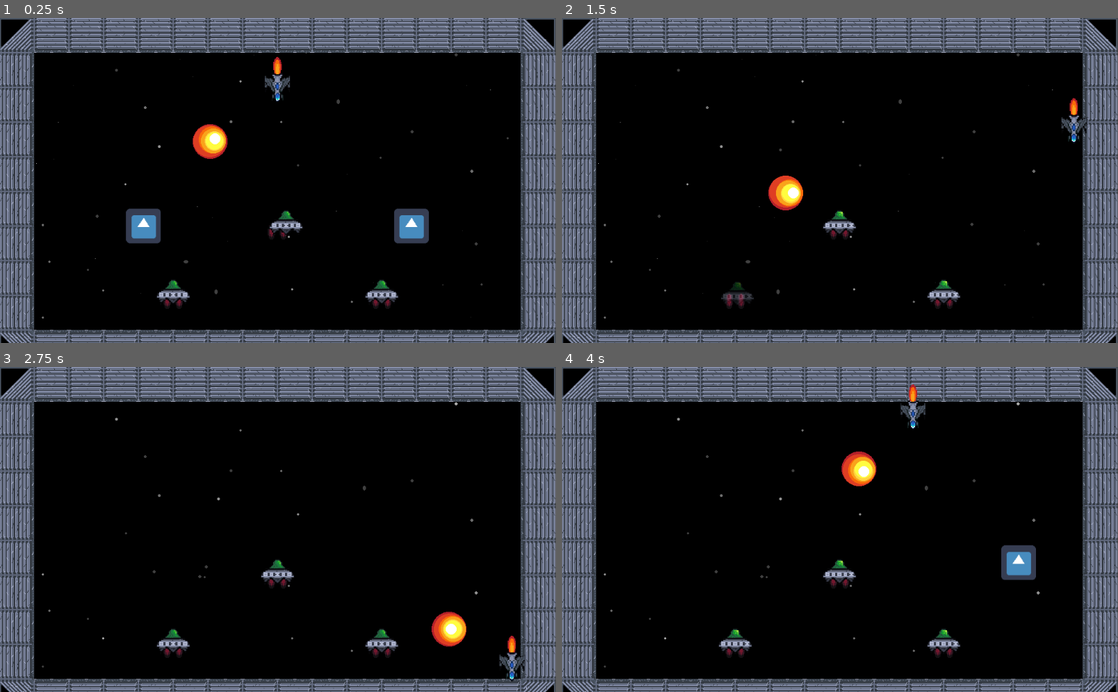
Above: before the commit, frames 1-4 (two rows, left to right).
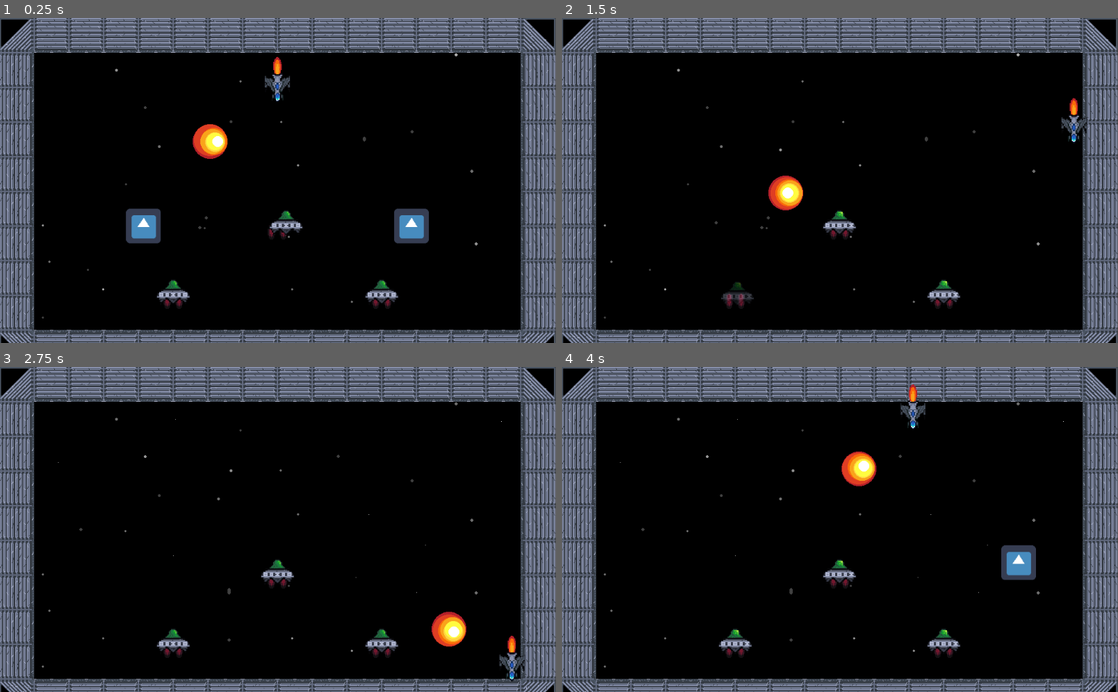
Above: after the commit, the same moments.

Repository: JoseTMonagas/ldjam48
Game: Godot game, scene res://src/main.tscn
Two runs of this game, one before a commit and one after it. Both use one fixed random seed, a clock stepped at 60 frames per second and the inputs below. The engine's default icon, where the game draws it, is replaced by a stand-in: a white triangle on a blue panel in a dark square.
Inputs:
- Up to frame 1 (0.25 s): no input
- Up to frame 2 (1.5 s): tap Enter (ui_accept) at 0.5, 0.77 s; hold Right (ui_right) 0.53-1.28 s; hold Down (ui_down) from 1.28 s (still down)
- Up to frame 3 (2.75 s): tap Enter (ui_accept) at 1.52 s; release Down (ui_down) at 2.03 s; hold Right (ui_right) from 2.03 s (still down)
- Up to frame 4 (4 s): release Right (ui_right) at 2.78 s; hold Up (ui_up) 2.78-3.53 s; tap Enter (ui_accept) at 3.02, 3.77 s; hold Left (ui_left) from 3.53 s (still down)

The runs differ from the first frame. In frame 1, 0.3% of the frame differs, in the area x 6-92%, y 10-93%; in frame 2, 0.3%; in frame 3, 0.3%; in frame 4, 0.4%, in the area x 7-91%, y 10-93%.

Commit message:
health bar added

Diff:
--- a/src/BG.tscn
+++ b/src/BG.tscn
@@ -30,5 +30,5 @@
 [node name="AnimatedSprite" type="AnimatedSprite" parent="."]
 z_index = -5
 frames = SubResource( 4 )
-frame = 2
+frame = 1
 playing = true
--- a/src/ball/ball.tscn
+++ b/src/ball/ball.tscn
@@ -38,6 +38,7 @@
 
 [node name="Sprite" type="AnimatedSprite" parent="."]
 frames = SubResource( 5 )
+frame = 3
 playing = true
 
 [node name="CollisionShape2D" type="CollisionShape2D" parent="."]
--- /dev/null
+++ b/src/healthBar/HealthBar.tscn
@@ -0,0 +1,3 @@
+[gd_scene format=2]
+
+[node name="HealthBar" type="Node2D"]
Binary file added: assets/emptybar.png
Not shown, added: assets/emptybar.png.import
Binary file added: assets/fullbar.png
Not shown, added: assets/fullbar.png.import
